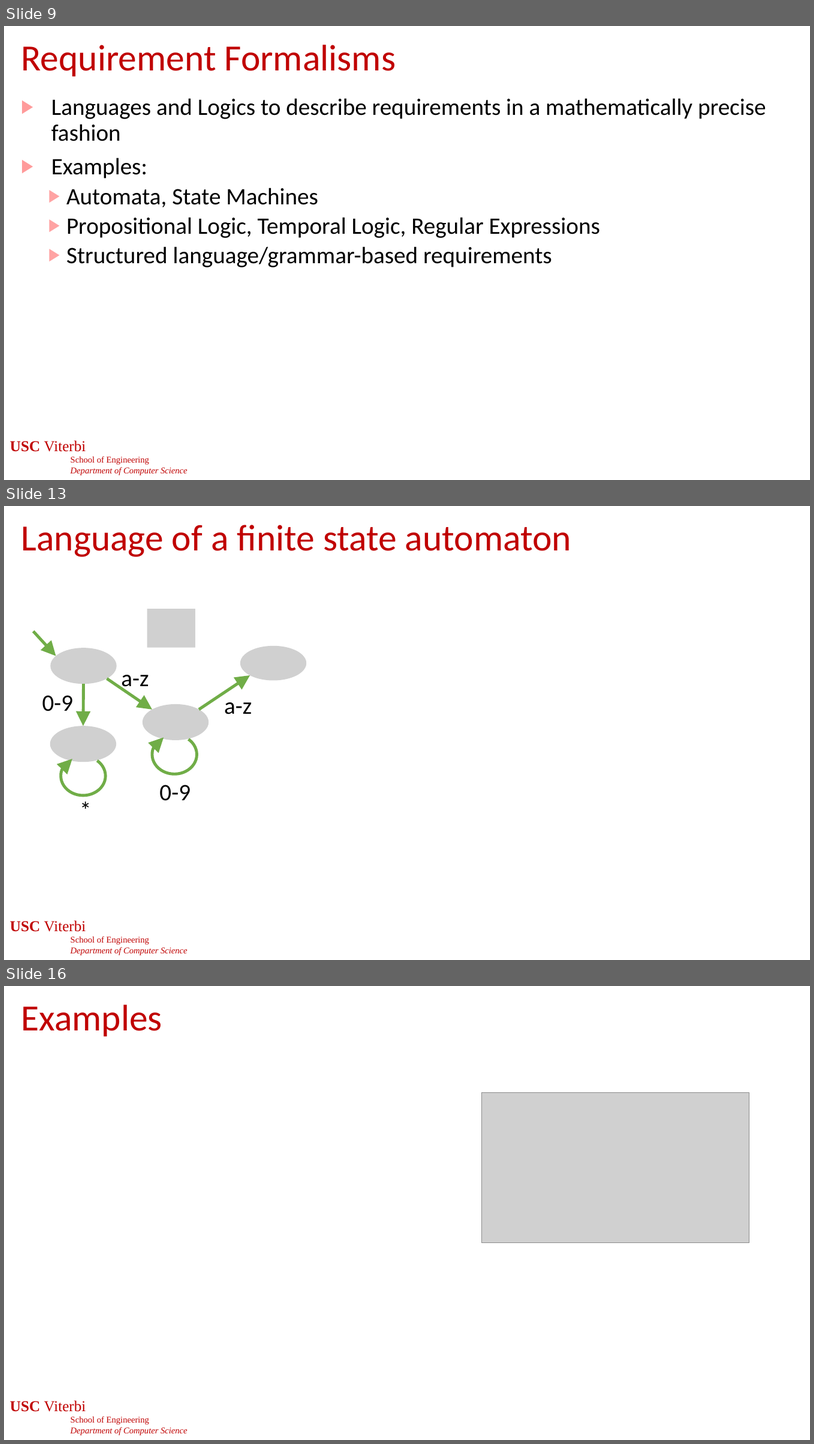
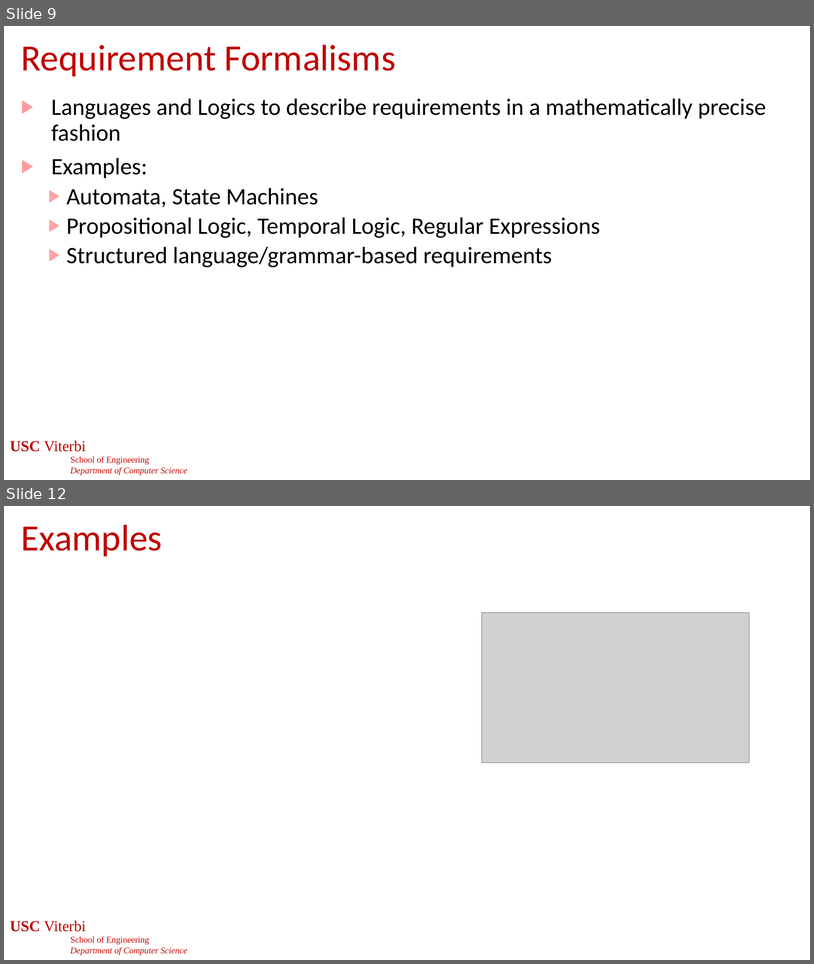
Before and after one commit to jdeshmukh/jdeshmukh.github.io, a slide deck: teaching/cs513slides/lecture6-Requirements and LTL.pptx. Shown one above the other, each under a label of ours: slides 9, 13 and 16 before the commit, slides 9 and 12 after it; the slides between them are not shown. The pictures are 814x1444 and 814x964 pixels, drawn with LibreOffice and Linux fonts; fonts in the diff are those of the drawing; grey boxes stand for pictures; background and template pictures are left out. Boxes give left, top, right and bottom in pixels: in the first picture for what was removed or moved away, otherwise in the second. Text is boxed around its words. In the diff, an @@ line names an element or a change of style, - is before the commit and + after.

```diff
--- a/teaching/cs513slides/lecture6-Requirements and LTL.pptx
+++ b/teaching/cs513slides/lecture6-Requirements and LTL.pptx
@@ slide 13 removed at (4,506,810,960), background #FFFFFF; not listed: 1 template element that a slide beside it also shows @@
@@ title removed at (21,525,572,557) @@
-Language of a finite state automaton
@@ group removed at (33,609,306,826): 5 pictures, 5 texts, 4 arrows, 2 arc (boxed as its full ellipse)s @@
-a-z
-a-z
-0-9
-*
-0-9
@@ page number removed at (317,927,498,951) @@
-13
@@ what was slide 16 is now slide 12 @@
```
Also in this commit, not shown: 4 slides changed, 3 other slides removed, 2 other files.
